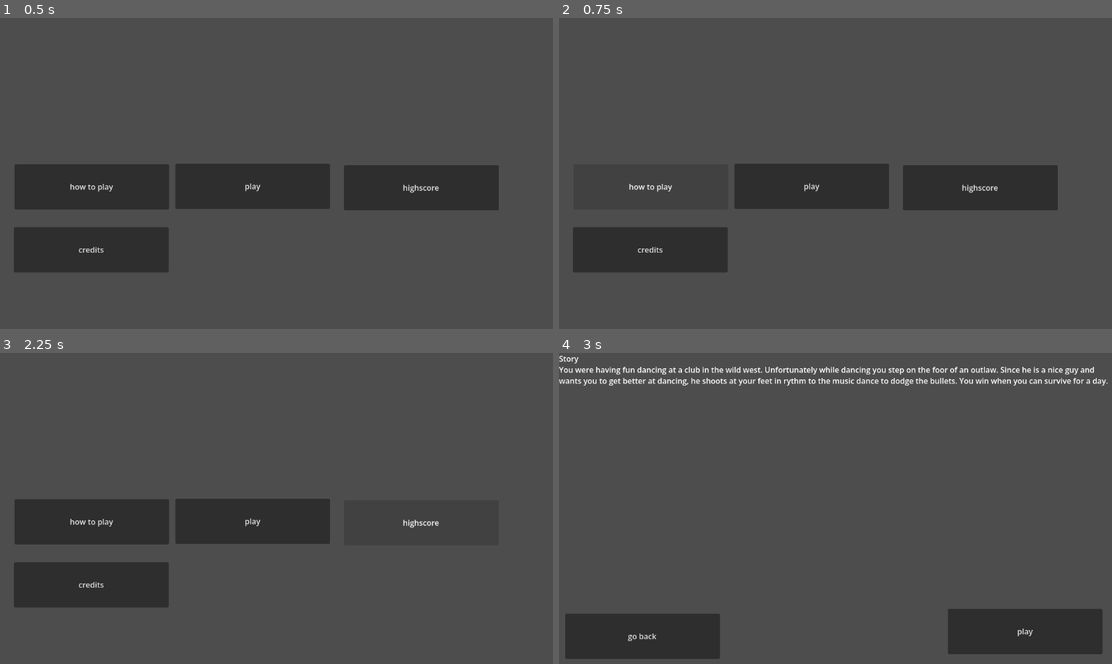
Above: before the commit, frames 1-4 (two rows, left to right).
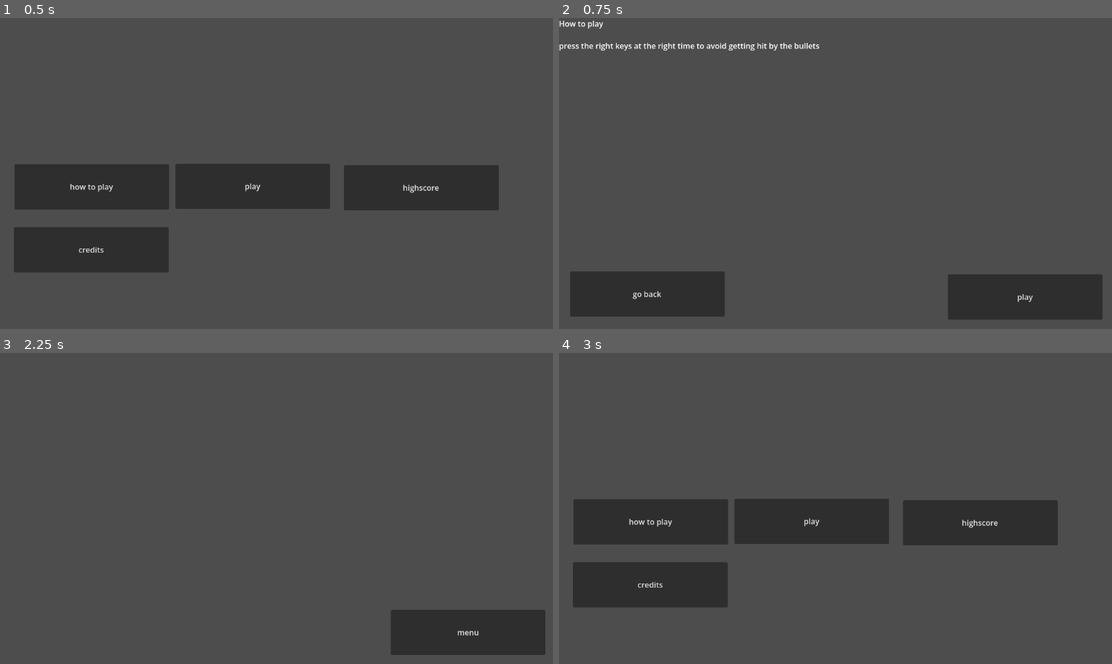
Above: after the commit, the same moments.

Repository: pakized/dancing-in-the-wild-west
Game: Godot game, scene res://Scenes/Menu/MainMenu.tscn
Same seed, same stepped clock (60 frames per second), same inputs: the game is played once before the commit and once after it.
Inputs:
- Up to frame 1 (0.5 s): no input
- Up to frame 2 (0.75 s): click "how to play" at 0.5 s
- Up to frame 3 (2.25 s): click "highscore" (after the commit: "go back") at 1.25 s; click "highscore" at 2 s
- Up to frame 4 (3 s): click "play" (after the commit: "menu") at 2.75 s

Frame 1 is identical in both runs. In frame 2, 20% of the frame differs, in the area x 0-99%, y 0-97%; in frame 3, 16%; in frame 4, 26%, in the area x 0-100%, y 0-99%.

Commit message:
add scenetriggers UI

Diff:
--- a/Scenes/Menu/Highscore.tscn
+++ b/Scenes/Menu/Highscore.tscn
@@ -1,4 +1,6 @@
 [gd_scene format=3 uid="uid://b88kc1pk276uq"]
+
+[ext_resource type="Script" uid="uid://dxfrf5t6rygha" path="res://Scripts/UI/Highscore/menu.gd" id="1_6m4eu"]
 
 [node name="Node2D" type="Node2D" unique_id=1464504979]
 
@@ -7,6 +9,7 @@
 anchors_preset = 0
 offset_right = 1154.0
 offset_bottom = 647.0
+script = ExtResource("1_6m4eu")
 
 [node name="Button2" type="Button" parent="Control" unique_id=1198748593]
 layout_mode = 0
@@ -15,3 +18,5 @@
 offset_right = 1132.0
 offset_bottom = 628.0
 text = "menu"
+
+[connection signal="pressed" from="Control/Button2" to="Control" method="_on_button_2_pressed"]
--- a/Scenes/Menu/HowToPlay.tscn
+++ b/Scenes/Menu/HowToPlay.tscn
@@ -1,4 +1,6 @@
 [gd_scene format=3 uid="uid://c1spkr02ign27"]
+
+[ext_resource type="Script" uid="uid://dlveuw2r5e1d8" path="res://Scripts/UI/HowToPlay/Controls.gd" id="1_bxjjc"]
 
 [node name="Node2D" type="Node2D" unique_id=1459047982]
 
@@ -7,6 +9,7 @@
 anchors_preset = 0
 offset_right = 1145.0
 offset_bottom = 644.0
+script = ExtResource("1_bxjjc")
 
 [node name="RichTextLabel" type="RichTextLabel" parent="Control" unique_id=1482831063]
 layout_mode = 0
@@ -32,3 +35,6 @@
 offset_right = 344.0
 offset_bottom = 621.0
 text = "go back"
+
+[connection signal="pressed" from="Control/RichTextLabel/Button2" to="Control" method="_on_button_2_pressed"]
+[connection signal="pressed" from="Control/RichTextLabel/Button3" to="Control" method="_on_button_3_pressed"]
--- a/Scenes/Menu/MainMenu.tscn
+++ b/Scenes/Menu/MainMenu.tscn
@@ -1,6 +1,8 @@
 [gd_scene format=3 uid="uid://ctchn78juv8i6"]
 
+[ext_resource type="Script" uid="uid://t5c5agb74jpb" path="res://Scripts/UI/controlsMenu.gd" id="1_35riq"]
 [ext_resource type="Script" uid="uid://dw70fwn46is8f" path="res://Scripts/UI/play_button.gd" id="1_a2ivp"]
+[ext_resource type="Script" uid="uid://ckymxy8iq4qj7" path="res://Scripts/UI/how_to_play.gd" id="2_p4pvn"]
 
 [node name="Node2D" type="Node2D" unique_id=1672142866]
 
@@ -9,16 +11,18 @@
 anchors_preset = 0
 offset_right = 1151.0
 offset_bottom = 650.0
+script = ExtResource("1_35riq")
 
-[node name="Button" type="Button" parent="Control" unique_id=852198440]
+[node name="HowToPlay" type="Button" parent="Control" unique_id=852198440]
 layout_mode = 0
 offset_left = 30.0
 offset_top = 304.0
 offset_right = 351.0
 offset_bottom = 398.0
 text = "how to play"
+script = ExtResource("2_p4pvn")
 
-[node name="Button2" type="Button" parent="Control" unique_id=956867185]
+[node name="Play" type="Button" parent="Control" unique_id=956867185]
 layout_mode = 0
 offset_left = 364.0
 offset_top = 303.0
@@ -27,7 +31,7 @@
 text = "play"
 script = ExtResource("1_a2ivp")
 
-[node name="Button3" type="Button" parent="Control" unique_id=396988803]
+[node name="Highsocre" type="Button" parent="Control" unique_id=396988803]
 layout_mode = 0
 offset_left = 714.0
 offset_top = 306.0
@@ -43,4 +47,7 @@
 offset_bottom = 529.0
 text = "credits"
 
-[connection signal="pressed" from="Control/Button2" to="Control/Button2" method="_on_pressed"]
+[connection signal="pressed" from="Control/HowToPlay" to="Control/HowToPlay" method="_on_pressed"]
+[connection signal="pressed" from="Control/Play" to="Control/Play" method="_on_pressed"]
+[connection signal="pressed" from="Control/Highsocre" to="Control" method="_on_highsocre_pressed"]
+[connection signal="pressed" from="Control/Button4" to="Control" method="_on_button_4_pressed"]
--- a/Scenes/Menu/Story.tscn
+++ b/Scenes/Menu/Story.tscn
@@ -1,5 +1,6 @@
 [gd_scene format=3 uid="uid://cbos6se4yx7cs"]
 
+[ext_resource type="Script" uid="uid://1pmghlaiwl4d" path="res://Scripts/UI/Play/control.gd" id="1_ld0ac"]
 [ext_resource type="Script" uid="uid://d3i2mq6kvhq4o" path="res://Scripts/UI/play_button_story.gd" id="1_qb5ky"]
 
 [node name="Node2D" type="Node2D" unique_id=1338576564]
@@ -9,6 +10,7 @@
 anchors_preset = 0
 offset_right = 1151.0
 offset_bottom = 643.0
+script = ExtResource("1_ld0ac")
 
 [node name="RichTextLabel" type="RichTextLabel" parent="Control" unique_id=1219864834]
 layout_mode = 0
@@ -35,3 +37,5 @@
 text = "go back"
 
 [connection signal="pressed" from="Control/RichTextLabel/Button2" to="Control/RichTextLabel/Button2" method="_on_pressed"]
+[connection signal="pressed" from="Control/RichTextLabel/Button3" to="Control" method="_on_button_3_pressed"]
+[connection signal="toggled" from="Control/RichTextLabel/Button3" to="Control" method="_on_button_3_toggled"]
--- /dev/null
+++ b/Scenes/Menu/credits.tscn
@@ -0,0 +1,26 @@
+[gd_scene format=3 uid="uid://dsugexdgqwdfq"]
+
+[ext_resource type="Script" uid="uid://dtwgn7tfkdh4f" path="res://Scripts/UI/Credits/control.gd" id="1_r18jl"]
+
+[node name="Credits" type="Node2D" unique_id=328369819]
+
+[node name="Control" type="Control" parent="." unique_id=324194949]
+layout_mode = 3
+anchors_preset = 0
+offset_right = 1154.0
+offset_bottom = 650.0
+script = ExtResource("1_r18jl")
+
+[node name="RichTextLabel" type="RichTextLabel" parent="Control" unique_id=1070682659]
+layout_mode = 0
+offset_right = 1150.0
+offset_bottom = 647.0
+
+[node name="Button3" type="Button" parent="." unique_id=2005017653]
+offset_left = 800.0
+offset_top = 536.0
+offset_right = 1121.0
+offset_bottom = 630.0
+text = "go back"
+
+[connection signal="pressed" from="Button3" to="Control" method="_on_button_3_pressed"]
--- /dev/null
+++ b/Scripts/UI/Credits/control.gd
@@ -0,0 +1,17 @@
+extends Control
+
+
+# Called when the node enters the scene tree for the first time.
+func _ready() -> void:
+	pass # Replace with function body.
+
+
+# Called every frame. 'delta' is the elapsed time since the previous frame.
+func _process(delta: float) -> void:
+	pass
+
+
+
+
+func _on_button_3_pressed() -> void:
+	get_tree().change_scene_to_file("res://Scenes/Menu/MainMenu.tscn")
--- /dev/null
+++ b/Scripts/UI/Highscore/menu.gd
@@ -0,0 +1,15 @@
+extends Control
+
+
+# Called when the node enters the scene tree for the first time.
+func _ready() -> void:
+	pass # Replace with function body.
+
+
+# Called every frame. 'delta' is the elapsed time since the previous frame.
+func _process(delta: float) -> void:
+	pass
+
+
+func _on_button_2_pressed() -> void:
+	get_tree().change_scene_to_file("res://Scenes/Menu/MainMenu.tscn")
--- /dev/null
+++ b/Scripts/UI/HowToPlay/Controls.gd
@@ -0,0 +1,18 @@
+extends Control
+
+
+# Called when the node enters the scene tree for the first time.
+func _ready() -> void:
+	pass # Replace with function body.
+
+
+# Called every frame. 'delta' is the elapsed time since the previous frame.
+func _process(delta: float) -> void:
+	pass
+
+
+func _on_button_2_pressed() -> void:
+	get_tree().change_scene_to_file("res://Scenes/Menu/Story.tscn")
+
+func _on_button_3_pressed() -> void:
+	get_tree().change_scene_to_file("res://Scenes/Menu/MainMenu.tscn")
--- /dev/null
+++ b/Scripts/UI/Play/control.gd
@@ -0,0 +1,17 @@
+extends Control
+
+
+# Called when the node enters the scene tree for the first time.
+func _ready() -> void:
+	pass # Replace with function body.
+
+
+# Called every frame. 'delta' is the elapsed time since the previous frame.
+func _process(delta: float) -> void:
+	pass
+
+
+
+
+func _on_button_3_pressed() -> void:
+	get_tree().change_scene_to_file("res://Scenes/Menu/MainMenu.tscn")
--- /dev/null
+++ b/Scripts/UI/controlsMenu.gd
@@ -0,0 +1,19 @@
+extends Control
+
+
+# Called when the node enters the scene tree for the first time.
+func _ready() -> void:
+	pass # Replace with function body.
+
+
+# Called every frame. 'delta' is the elapsed time since the previous frame.
+func _process(delta: float) -> void:
+	pass
+
+
+func _on_highsocre_pressed() -> void:
+	get_tree().change_scene_to_file("res://Scenes/Menu/Highscore.tscn")
+
+
+func _on_button_4_pressed() -> void:
+	get_tree().change_scene_to_file("res://Scenes/credits.tscn")
--- /dev/null
+++ b/Scripts/UI/how_to_play.gd
@@ -0,0 +1,15 @@
+extends Button
+
+
+# Called when the node enters the scene tree for the first time.
+func _ready() -> void:
+	pass # Replace with function body.
+
+
+# Called every frame. 'delta' is the elapsed time since the previous frame.
+func _process(delta: float) -> void:
+	pass
+
+
+func _on_pressed() -> void:
+	get_tree().change_scene_to_file("res://Scenes/Menu/HowToPlay.tscn")
Not shown, added: Scripts/UI/Credits/control.gd.uid
Not shown, added: Scripts/UI/Highscore/menu.gd.uid
Not shown, added: Scripts/UI/HowToPlay/Controls.gd.uid
Not shown, added: Scripts/UI/Play/control.gd.uid
Not shown, added: Scripts/UI/controlsMenu.gd.uid
Not shown, added: Scripts/UI/how_to_play.gd.uid
